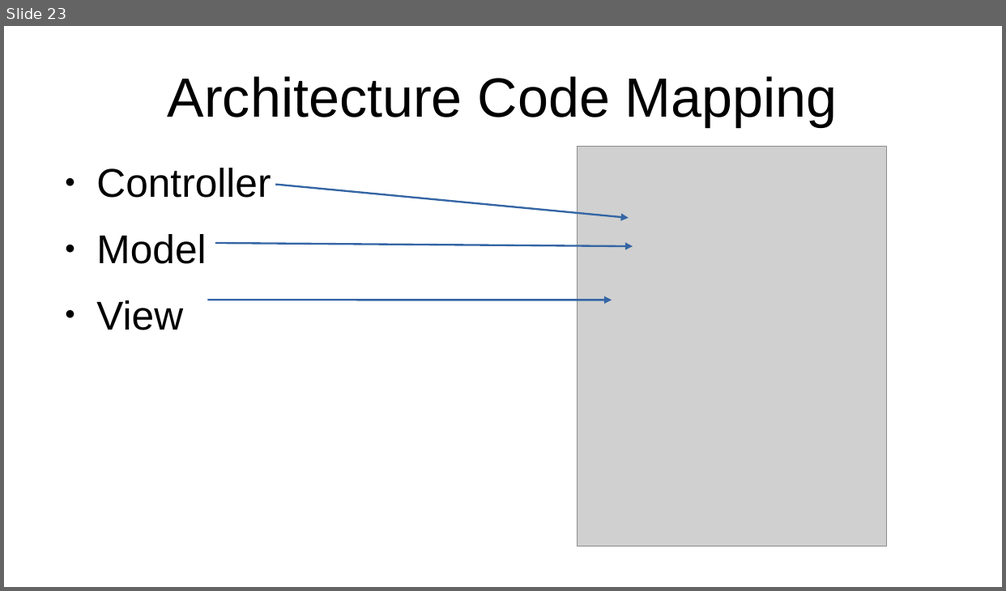
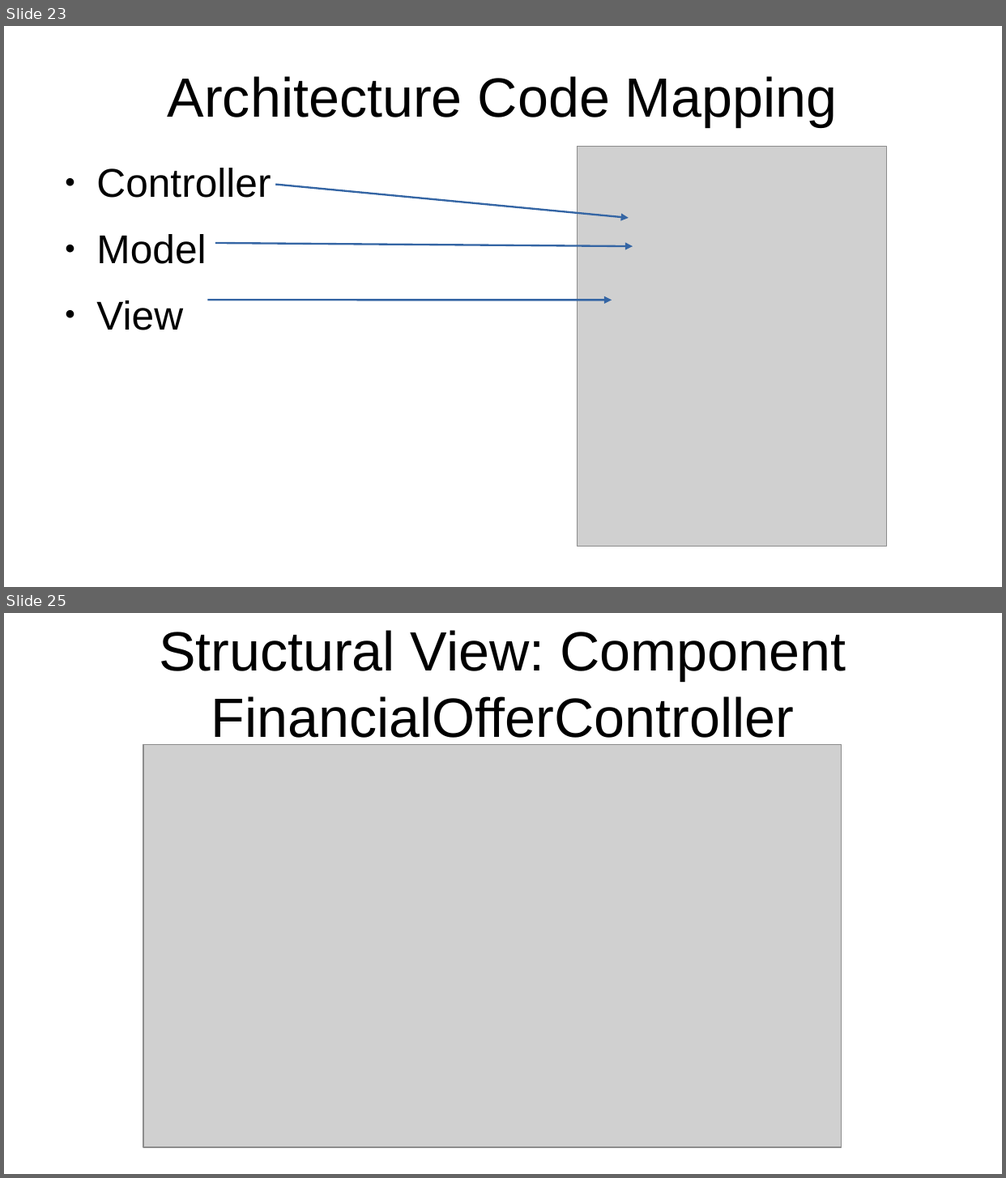
Before and after one commit to al8111/Java-UML-SWT, a slide deck: presentation.odp. Shown one above the other, each under a label of ours: slide 23 before the commit, slides 23 and 25 after it; the slides between them are not shown. The pictures are 1006x591 and 1006x1178 pixels, drawn with LibreOffice and Linux fonts; fonts in the diff are those of the drawing; grey boxes stand for pictures. Boxes give left, top, right and bottom in pixels: in the first picture for what was removed or moved away, otherwise in the second. Text is boxed around its words. In the diff, an @@ line names an element or a change of style, - is before the commit and + after.

Commit message:
doc: created structural view component

```diff
--- a/presentation.odp
+++ b/presentation.odp
@@ slide 25 added at [4, 613, 1002, 1174], background #FFFFFF @@
@@ title added at [159, 630, 846, 747], 44 pt, text #000000 @@
+Structural View: Component FinancialOfferController
@@ picture added at [143, 744, 842, 1148] @@
```
Also in this commit, not shown: 1 slide changed, 2 other files.
